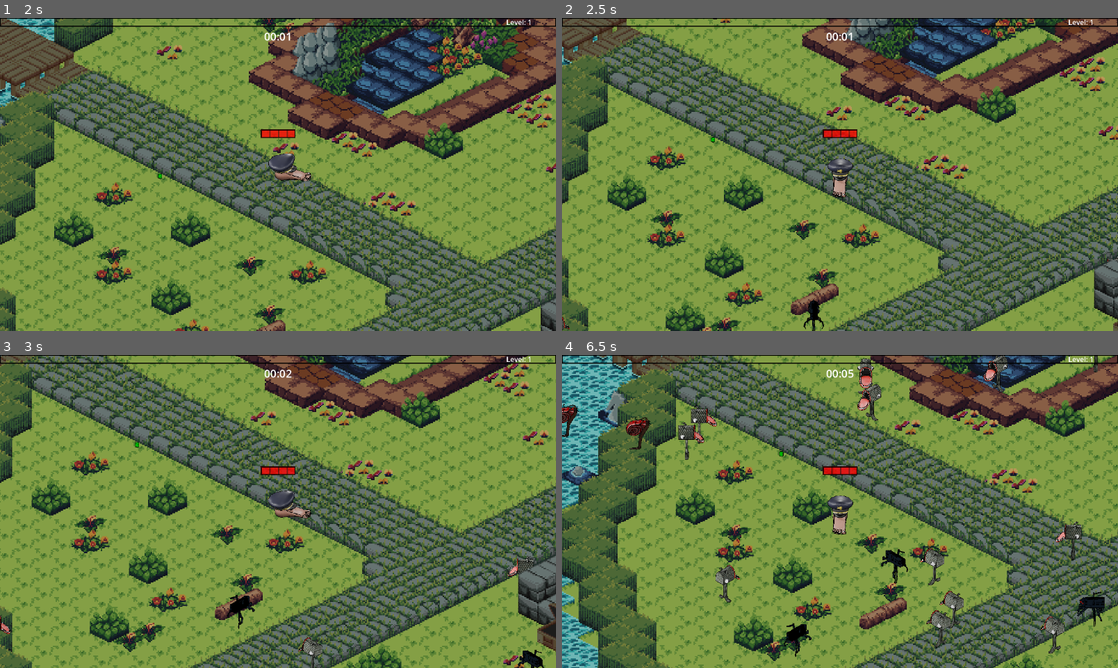
Above: before the commit, frames 1-4 (two rows, left to right).
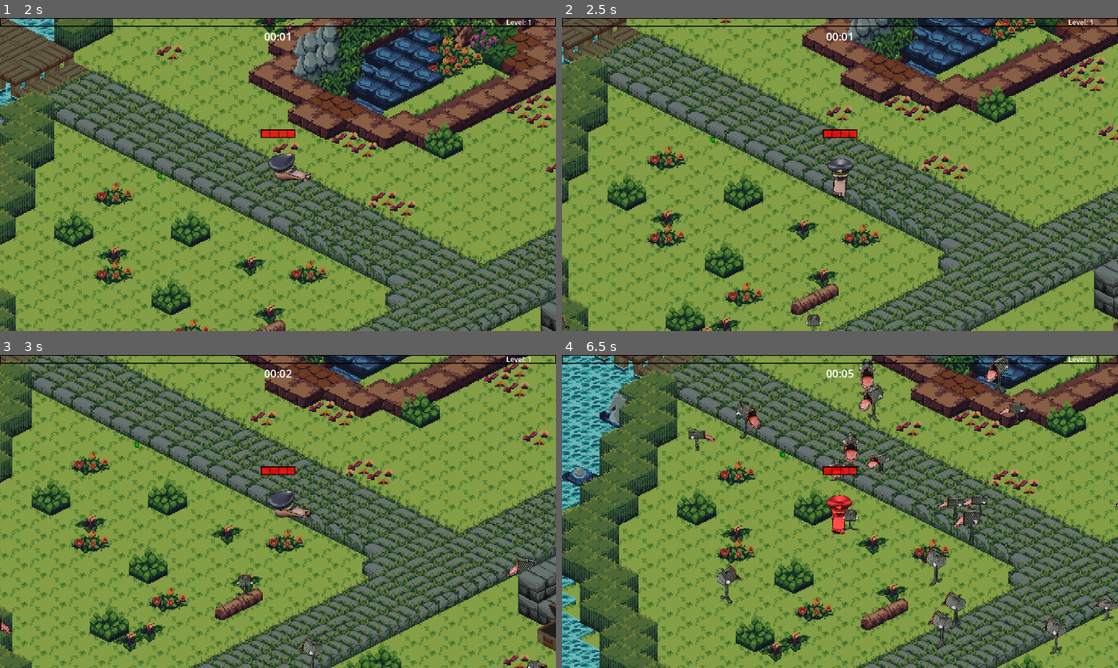
Above: after the commit, the same moments.

Repository: rat-balls/FootFactor
Game: Godot game, scene res://Scenes/MainMenu/menu.tscn
The game is run twice, just before and just after one commit, with the same random seed, the same clock (stepped at 60 frames per second) and the same inputs. Video files are missing from this copy of the repository; at most half a second of black plays in their place. Sound files missing from this copy of the repository are replaced by a short silence.
Inputs (mouse positions are in pixels of both pictures, inside the frame that each line leads up to):
- Up to frame 1 (2 s): click "Play" at 0.5 s; tap Enter at 1.25 s; move the mouse to (400, 158) at 1.27 s; hold Right (Right) from 1.28 s (still down); tap - (test_Spider) at 1.35 s
- Up to frame 2 (2.5 s): move the mouse to (728, 190) at 2.02 s; release Right (Right) at 2.03 s; hold S (Down) from 2.03 s (still down); click (728, 190) at 2.1 s; tap - (test_Spider) at 2.3 s
- Up to frame 3 (3 s): move the mouse to (333, 442) at 2.77 s; release S (Down) at 2.78 s; hold Right (Right) from 2.78 s (still down); tap - (test_Spider) at 2.85 s
- Up to frame 4 (6.5 s): move the mouse to (812, 574) at 3.52 s; release Right (Right) at 3.53 s; hold Up (Up) 3.53-4.28 s; tap - (test_Spider) at 3.6, 4.55, 5.1, 5.85 s; move the mouse to (1006, 558) at 4.27 s; hold Left (Left) 4.28-5.78 s; click (1006, 558) at 4.35 s; move the mouse to (673, 464) at 5.02 s; move the mouse to (867, 511) at 5.77 s; hold S (Down) from 5.78 s (still down)

Frame 1 is identical in both runs. In frame 2, 0.2% of the frame differs, in the area x 43-48%, y 90-100%; in frame 3, 0.5%; in frame 4, 37%, in the area x 0-100%, y 0-100%.

Commit message:
Added dog_enemy and staby_model

Diff:
--- /dev/null
+++ b/Scenes/Prefabs/Enemy/dog_enemy.tscn
@@ -0,0 +1,75 @@
+[gd_scene load_steps=10 format=3 uid="uid://var27c1p82ct"]
+
+[ext_resource type="Script" uid="uid://c7gbl0ony8hwa" path="res://Scripts/Enemy/dog_enemy.gd" id="1_nx3jg"]
+[ext_resource type="Texture2D" uid="uid://dvqf1mw4bn6ab" path="res://Assets/Sprites/Enemies/fish_enemy_spritesheet.png" id="2_5i8xd"]
+[ext_resource type="PackedScene" uid="uid://5ubgwi0xjbt2" path="res://Scenes/Prefabs/Utility/hit_box.tscn" id="3_hfnb2"]
+[ext_resource type="PackedScene" uid="uid://68m3jdutqtxw" path="res://Scenes/Prefabs/Utility/hurt_box.tscn" id="4_sei2r"]
+[ext_resource type="AudioStream" uid="uid://373vs02i61cx" path="res://Assets/SFX/Audio_SoundEffect_enemy_hit.ogg" id="5_583ck"]
+
+[sub_resource type="PhysicsMaterial" id="PhysicsMaterial_na7l1"]
+friction = 0.0
+
+[sub_resource type="CapsuleShape2D" id="CapsuleShape2D_022wn"]
+radius = 29.0
+height = 84.0
+
+[sub_resource type="RectangleShape2D" id="RectangleShape2D_5slor"]
+size = Vector2(30.75, 55)
+
+[sub_resource type="RectangleShape2D" id="RectangleShape2D_mha1i"]
+size = Vector2(63, 63)
+
+[node name="dog_enemy" type="RigidBody2D"]
+collision_layer = 4
+collision_mask = 6
+mass = 0.2
+physics_material_override = SubResource("PhysicsMaterial_na7l1")
+gravity_scale = 0.0
+inertia = 100.0
+lock_rotation = true
+linear_damp_mode = 1
+angular_damp_mode = 1
+script = ExtResource("1_nx3jg")
+movement_speed = 300.0
+hp = 30
+
+[node name="Sprite2D" type="Sprite2D" parent="."]
+position = Vector2(-2, 8)
+scale = Vector2(1, 0.593333)
+texture = ExtResource("2_5i8xd")
+hframes = 3
+vframes = 3
+
+[node name="CollisionShape2D" type="CollisionShape2D" parent="."]
+position = Vector2(-1, -2)
+shape = SubResource("CapsuleShape2D_022wn")
+
+[node name="HitBox" parent="." instance=ExtResource("3_hfnb2")]
+collision_layer = 2
+collision_mask = 2
+damage = 2
+
+[node name="CollisionShape2D" parent="HitBox" index="0"]
+visible = false
+position = Vector2(0, -0.5)
+shape = SubResource("RectangleShape2D_5slor")
+
+[node name="HurtBox" parent="." instance=ExtResource("4_sei2r")]
+collision_layer = 4
+collision_mask = 4
+HurtBoxType = 1
+
+[node name="CollisionShape2D" parent="HurtBox" index="0"]
+visible = false
+position = Vector2(-0.5, -0.5)
+shape = SubResource("RectangleShape2D_mha1i")
+
+[node name="snd_hit" type="AudioStreamPlayer2D" parent="."]
+stream = ExtResource("5_583ck")
+volume_db = -20.0
+
+[connection signal="area_exited" from="HurtBox" to="HurtBox" method="_on_area_exited"]
+[connection signal="hurt" from="HurtBox" to="." method="_on_hurt_box_hurt"]
+
+[editable path="HitBox"]
+[editable path="HurtBox"]
--- a/Scenes/Prefabs/Player/Attacks/staby.tscn
+++ b/Scenes/Prefabs/Player/Attacks/staby.tscn
@@ -1,11 +1,11 @@
 [gd_scene load_steps=5 format=3 uid="uid://d0ir5fpwemn52"]
 
-[ext_resource type="Texture2D" uid="uid://bdkysqo7f5xni" path="res://Assets/Sprites/Player/Attacks/STABY.png" id="1_4bwtm"]
 [ext_resource type="Script" uid="uid://b1qyvgqknkdyo" path="res://Scripts/Player/Attacks/staby.gd" id="1_lb4wc"]
+[ext_resource type="Texture2D" uid="uid://dmudqe32o3uey" path="res://Assets/Sprites/Player/Attacks/staby_spritesheet.png" id="2_lb4wc"]
 [ext_resource type="AudioStream" uid="uid://x0nm6hkhee0o" path="res://Assets/SFX/Révolution Verte.mp3" id="3_lb4wc"]
 
 [sub_resource type="RectangleShape2D" id="RectangleShape2D_lb4wc"]
-size = Vector2(50, 80)
+size = Vector2(80.0001, 120)
 
 [node name="Staby" type="Area2D" groups=["attack"]]
 top_level = true
@@ -16,11 +16,13 @@
 
 [node name="Sprite2D" type="Sprite2D" parent="."]
 z_index = 10
-scale = Vector2(0.25, 0.25)
-texture = ExtResource("1_4bwtm")
+texture = ExtResource("2_lb4wc")
+hframes = 3
+vframes = 3
+frame = 7
 
 [node name="CollisionShape2D" type="CollisionShape2D" parent="."]
-position = Vector2(-2.18252e-05, 5)
+position = Vector2(5.1458e-06, 2.11596e-05)
 rotation = 1.5708
 scale = Vector2(0.999999, 0.999999)
 shape = SubResource("RectangleShape2D_lb4wc")
--- /dev/null
+++ b/Scripts/Enemy/dog_enemy.gd
@@ -0,0 +1,109 @@
+extends RigidBody2D
+
+var type = "fish"
+@export var movement_speed = 100.0
+@export var hp = 10
+@export var knockback_recovery = 3.5
+@export var experience = 1
+var knockback = Vector2.ZERO
+var _id = 0
+
+var frameCount := 60
+const updateRate := 59
+var dead = false
+
+@onready var player:CharacterBody2D = get_tree().get_first_node_in_group("player")
+@onready var loot_base = get_tree().get_first_node_in_group("loot")
+@onready var sprite:Sprite2D = $Sprite2D
+@onready var sound_hit = $snd_hit
+@onready var collision: CollisionShape2D = $CollisionShape2D
+
+var death_anim: Resource = preload("res://Scenes/Prefabs/Enemy/explosion.tscn")
+
+var exp_gem = preload("res://Scenes/Prefabs/Objects/experience.tscn")
+signal remove_from_array(object)
+
+func _ready():
+	hp += player.time * 0.1
+
+func _physics_process(_delta: float) -> void:
+	knockback = knockback.move_toward(Vector2.ZERO, knockback_recovery)
+	linear_velocity += knockback / 8
+	frameCount += 1
+	if (frameCount % updateRate == 0 && not dead):
+
+
+		var direction = global_position.direction_to(player.global_position)
+		linear_velocity = direction * movement_speed
+
+
+		var right_big = direction.x > 0.5
+		var right_small = direction.x > 0.25
+		var up_big = direction.y < -0.5
+		var down_big = direction.y > 0.5
+		var left_big = direction.x < -0.5
+		var left_small = direction.x < -0.25
+
+		if up_big and right_small:
+			sprite.frame = 5
+			#up_right
+		elif up_big and left_small:
+			sprite.frame = 2
+			#up_left
+		elif down_big and right_small:
+			sprite.frame = 0
+			#down_right
+		elif down_big and left_small:
+			sprite.frame = 1
+			#down_left
+		elif up_big:
+			sprite.frame = 6
+			#up
+		elif down_big:
+			sprite.frame = 4
+			#down
+		elif right_big:
+			sprite.frame = 7
+			#right
+		elif left_big:
+			sprite.frame = 3
+			#left
+	if frameCount == 60:
+		frameCount = 0
+
+func death():
+	emit_signal("remove_from_array", self )
+	var enemy_death = death_anim.instantiate()
+	enemy_death.scale = sprite.scale
+	enemy_death.global_position = global_position
+	get_parent().call_deferred("add_child", enemy_death)
+
+	var new_gem = exp_gem.instantiate()
+	new_gem.global_position = global_position
+	new_gem.experience = experience
+	loot_base.call_deferred("add_child", new_gem)
+	linear_velocity = Vector2.ZERO
+	Client.enemy_death.emit(_id)
+	dead = true
+	var hitbox = get_node("HitBox")
+	hitbox.set_deferred("monitoring", false)
+	hitbox.set_deferred("monitorable", false)
+	collision.set_deferred("disabled", true)
+	sleeping = true
+	sprite.visible = false
+	Client.enemy_pooling.append(self)
+
+func _on_hurt_box_hurt(damage: Variant, angle, knockback_amount, _slowing) -> void:
+	if not dead:
+		hp -= damage
+		knockback = angle * knockback_amount
+		if(damage != 0):
+			var flash_tween = sprite.create_tween()
+			flash_tween.tween_property(sprite, "modulate",  Color(80, 1.0, 1.0), 0.05).set_trans(Tween.TRANS_QUINT).set_ease(Tween.EASE_OUT)
+			flash_tween.play()
+			flash_tween.tween_property(sprite, "modulate",  Color(1.0, 1.0, 1.0), 0.05)
+			flash_tween.play()
+		if hp <= 0:
+			death()
+		else:
+			sound_hit.play( )
--- a/Scripts/Player/Attacks/staby.gd
+++ b/Scripts/Player/Attacks/staby.gd
@@ -62,6 +62,37 @@
 
 func _physics_process(delta):
 	if(target):
+		var right_big = angle.x > 0.5
+		var right_small = angle.x > 0.25
+		var up_big = angle.y < -0.5
+		var down_big = angle.y > 0.5
+		var left_big = angle.x < -0.5
+		var left_small = angle.x < -0.25
+
+		if up_big and right_small:
+			sprite.frame = 2
+			#up_right
+		elif up_big and left_small:
+			sprite.frame = 1
+			#up_left
+		elif down_big and right_small:
+			sprite.frame = 0
+			#down_right
+		elif down_big and left_small:
+			sprite.frame = 3
+			#down_left
+		elif up_big:
+			sprite.frame = 6
+			#up
+		elif down_big:
+			sprite.frame = 4
+			#down
+		elif right_big:
+			sprite.frame = 5
+			#right
+		elif left_big:
+			sprite.frame = 7
+
 		position += angle * speed * delta
 
 func add_paths():
@@ -81,7 +112,7 @@
 
 	angle = global_position.direction_to(target)
 
-	if angle.x > 0.1:
+	'''if angle.x > 0.1:
 		sprite.flip_h = true
 	elif angle.x < -0.1:
 		sprite.flip_h = false
@@ -91,7 +122,7 @@
 	angle_tween.play()
 	angle_tween.tween_property(self, "rotation_degrees", 0, 0.2)
 	angle_tween.play()
-
+	'''
 	charge_timer.start()
 
 func enable_attack(atk = true):
--- a/Scripts/Utility/enemy_spawner.gd
+++ b/Scripts/Utility/enemy_spawner.gd
@@ -6,6 +6,7 @@
 const FISH_ENEMY = preload("res://Scenes/Prefabs/Enemy/fish_enemy.tscn")
 const SPIDER_ENEMY = preload("res://Scenes/Prefabs/Enemy/spider_enemy.tscn")
 const SNAIL_ENEMY = preload("res://Scenes/Prefabs/Enemy/snail_enemy.tscn")
+const DOG_ENEMY = preload("res://Scenes/Prefabs/Enemy/dog_enemy.tscn")
 
 var time = 0
 
@@ -17,11 +18,11 @@
 
 func _process(_delta) -> void:
 	if(Input.is_action_just_pressed("test_Spider")):
-		_on_mob_spawn("spider", "5", "1", "30", "0")
+		_on_mob_spawn("dog", "30", "3", "50", "0")
 		_on_mob_spawn("fish", "10", "2", "10", "0")
 		_on_mob_spawn("fish", "10", "2", "10", "0")
 		_on_mob_spawn("fish", "10", "2", "10", "0")
-		_on_mob_spawn("snail", "15", "1", "30", "0")
+		_on_mob_spawn("dog", "30", "3", "50", "0")
 
 func _on_timer_timeout():
 	time += 1
@@ -84,7 +85,7 @@
 		"snail":
 			enemy_spawn = SNAIL_ENEMY.instantiate()
 		"dog":
-			enemy_spawn = FISH_ENEMY.instantiate()
+			enemy_spawn = DOG_ENEMY.instantiate()
 		"spider":
 			enemy_spawn = SPIDER_ENEMY.instantiate()
 	if(enemy_spawn != null):
Binary file added: Assets/Sprites/Player/Attacks/staby_spritesheet.png
Not shown, added: Assets/Sprites/Player/Attacks/staby_spritesheet.png.import
Not shown, added: Scripts/Enemy/dog_enemy.gd.uid
